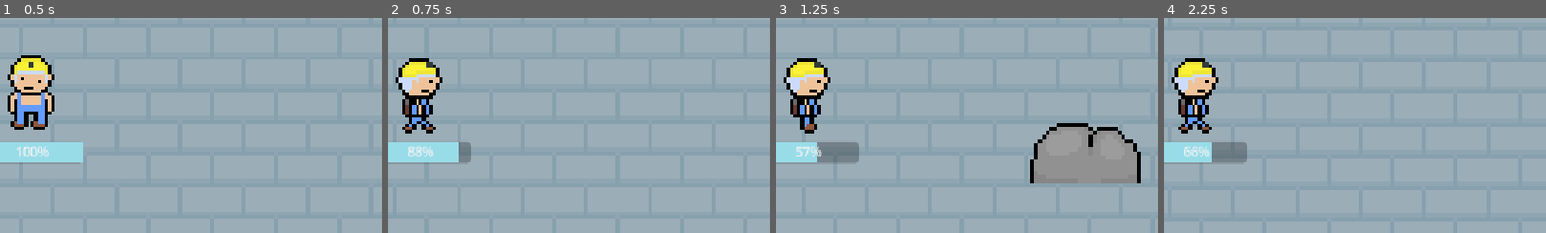
Above: before the commit, frames 1-4 (left to right).
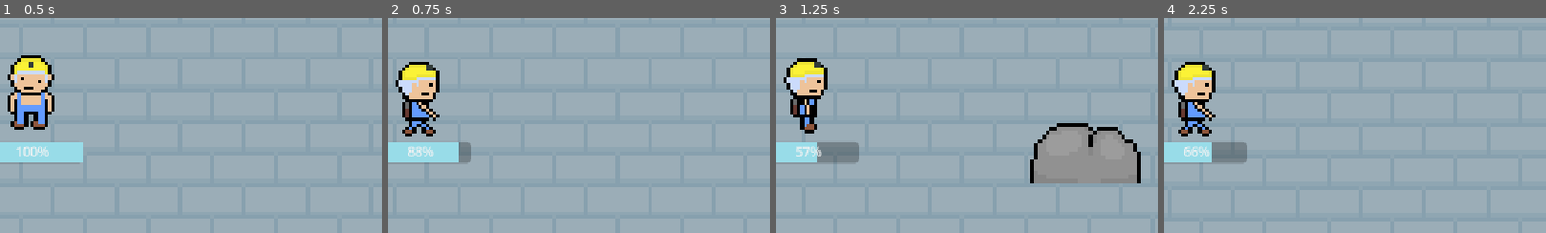
Above: after the commit, the same moments.

Repository: needaschoolproxy/Test-game
Game: Godot game, scene res://scenes/mainscene.tscn
Same seed, same stepped clock (60 frames per second), same inputs: the game is played once before the commit and once after it.
Inputs (mouse positions are % of the whole screen's width and height, from its top left):
- Up to frame 1 (0.5 s): no input
- Up to frame 2 (0.75 s): move the mouse to (72, 45) at 0.52 s; hold D (right) from 0.53 s (still down); hold Shift (sprint) from 0.53 s (still down)
- Up to frame 3 (1.25 s): keep holding D (right); keep holding Shift (sprint)
- Up to frame 4 (2.25 s): move the mouse to (30, 55) at 1.27 s; release D (right) at 1.28 s; release Shift (sprint) at 1.28 s; hold S (down) 1.28-2.03 s; click (30, 55) at 1.35 s; move the mouse to (60, 28) at 2.02 s; hold D (right) from 2.03 s (still down); hold Shift (sprint) from 2.03 s (still down)
The pictures show only the part of the screen within x 46-96%, y 32-82%; the shares and areas given below are measured in that part.

Frame 1 is identical in both runs. In frame 2, 1.8% of the frame differs, in the area x 2-15%, y 18-56%; in frame 3, 0.1%; in frame 4, 1.8%.

Commit message:
sprite upd

Diff:
--- a/scripts/game_manager.gd
+++ b/scripts/game_manager.gd
@@ -10,6 +10,6 @@
 		var rand_y = randf_range(-2000, 2000)
 		rock.global_position = Vector2(rand_x, rand_y)
 		if rock.has_method("take_damage"):
-			rock.max_hp = randi() % 3 + 2  #hp(2 to 3)
+			rock.max_hp = randi() % 3 + 2  #hp(2 to 3)a
 			rock.drops_pickup = pickup_scene
 		add_child(rock)
Binary file changed: Sprites/Sprite-0003-sheet.png
Not shown, changed: export_presets.cfg
Not shown: 1 places in scenes/mainscene.tscn that only renumber resources
Binary file added: scripts/Sprite-0003-sheet.png
Not shown, added: scripts/Sprite-0003-sheet.png.import
